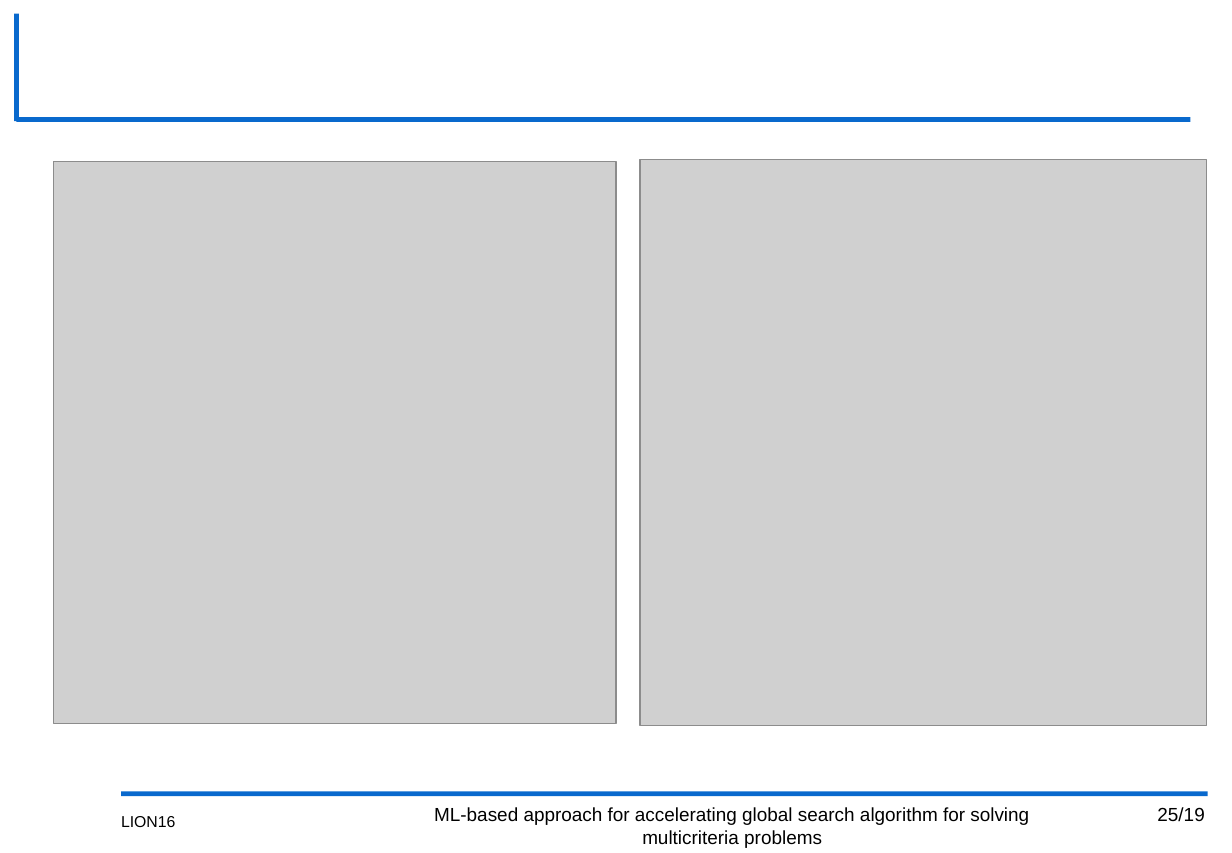
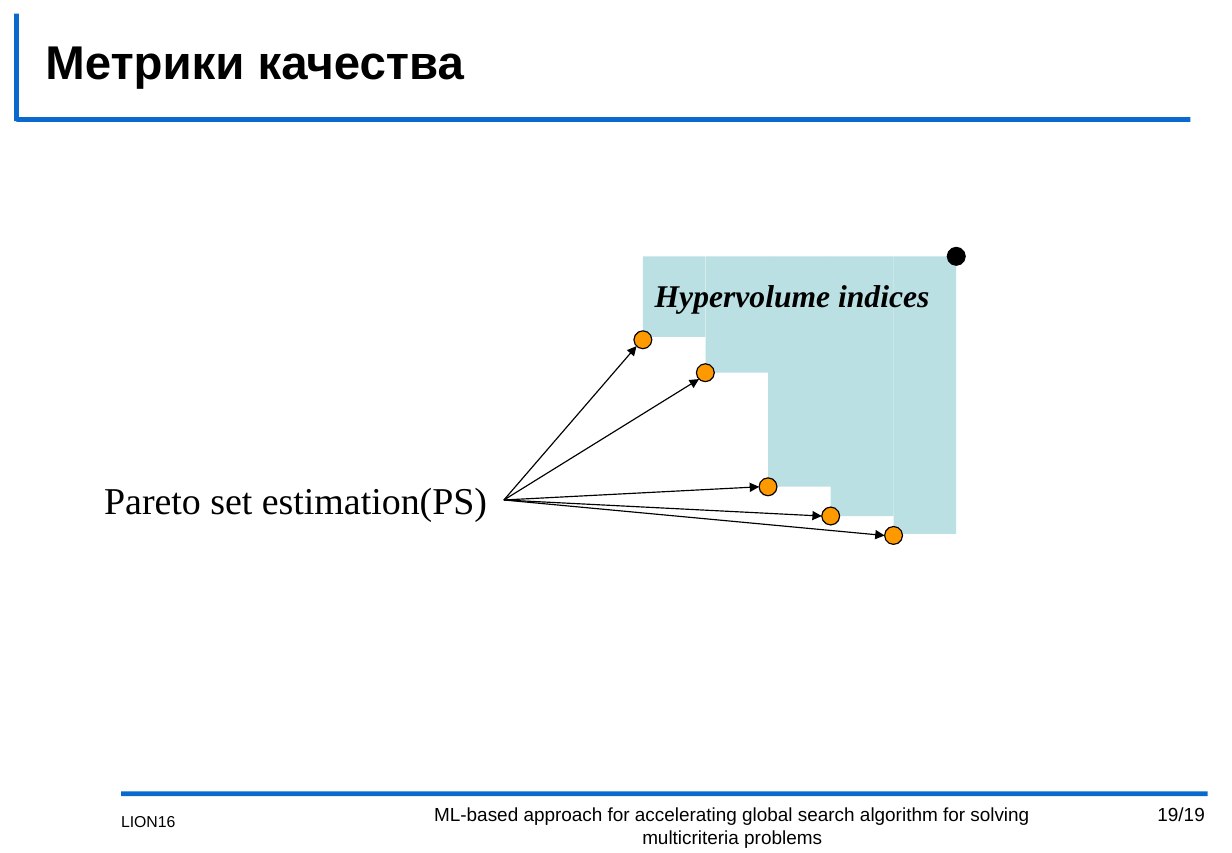
Before and after one commit to kabarkalov/GlobOptPapers, a slide deck: slide 19 of 2022/LION/LION16.pptx (slide 25 before the commit). Drawn at 1232x853 pixels with LibreOffice and Linux fonts; fonts in the diff are those of the drawing; grey boxes stand for pictures; background and template pictures are left out. Boxes give left, top, right and bottom in pixels: in the first picture for what was removed or moved away, otherwise in the second. Text is boxed around its words. In the diff, an @@ line names an element or a change of style, - is before the commit and + after.

```diff
--- a/2022/LION/LION16.pptx
+++ b/2022/LION/LION16.pptx
@@ title added at bbox=[45, 46, 464, 89], 30 pt, text #000000, bold @@
+Метрики качества
@@ picture removed at bbox=[53, 162, 615, 724] @@
@@ picture removed at bbox=[640, 159, 1207, 726] @@
@@ rectangle added at bbox=[643, 256, 705, 337], fill #BBE0E3 @@
@@ rectangle added at bbox=[705, 256, 768, 372], fill #BBE0E3 @@
@@ rectangle added at bbox=[768, 256, 830, 487], fill #BBE0E3 @@
@@ rectangle added at bbox=[832, 256, 894, 515], fill #BBE0E3 @@
@@ rectangle added at bbox=[894, 256, 957, 534], fill #BBE0E3 @@
@@ ellipse added at bbox=[948, 248, 966, 266], fill #000000, outline #000000 0.75 pt @@
@@ text added at bbox=[655, 285, 929, 314], 20 pt, text #000000, bold, italic @@
+Hypervolume indices
@@ arrow added from (504, 501) to (637, 346), #000000 0.75 pt @@
@@ ellipse added at bbox=[634, 331, 652, 349], fill #FF9900, outline #000000 0.75 pt @@
@@ arrow added from (504, 501) to (700, 379), #000000 0.75 pt @@
@@ ellipse added at bbox=[696, 364, 714, 382], fill #FF9900, outline #000000 0.75 pt @@
@@ ellipse added at bbox=[760, 478, 778, 496], fill #FF9900, outline #000000 0.75 pt @@
@@ text added at bbox=[104, 488, 487, 522], 24 pt, text #000000 @@
+Pareto set estimation(PS)
@@ arrow added from (504, 501) to (760, 487), #000000 0.75 pt @@
@@ arrow added from (504, 501) to (822, 516), #000000 0.75 pt @@
@@ arrow added from (504, 501) to (885, 536), #000000 0.75 pt @@
@@ ellipse added at bbox=[822, 507, 841, 526], fill #FF9900, outline #000000 0.75 pt @@
@@ ellipse added at bbox=[885, 527, 903, 545], fill #FF9900, outline #000000 0.75 pt @@
@@ page number at bbox=[1157, 807, 1204, 821]: text changed @@
-25/19
+19/19
```
Also in this commit, not shown: 11 other slides changed.
